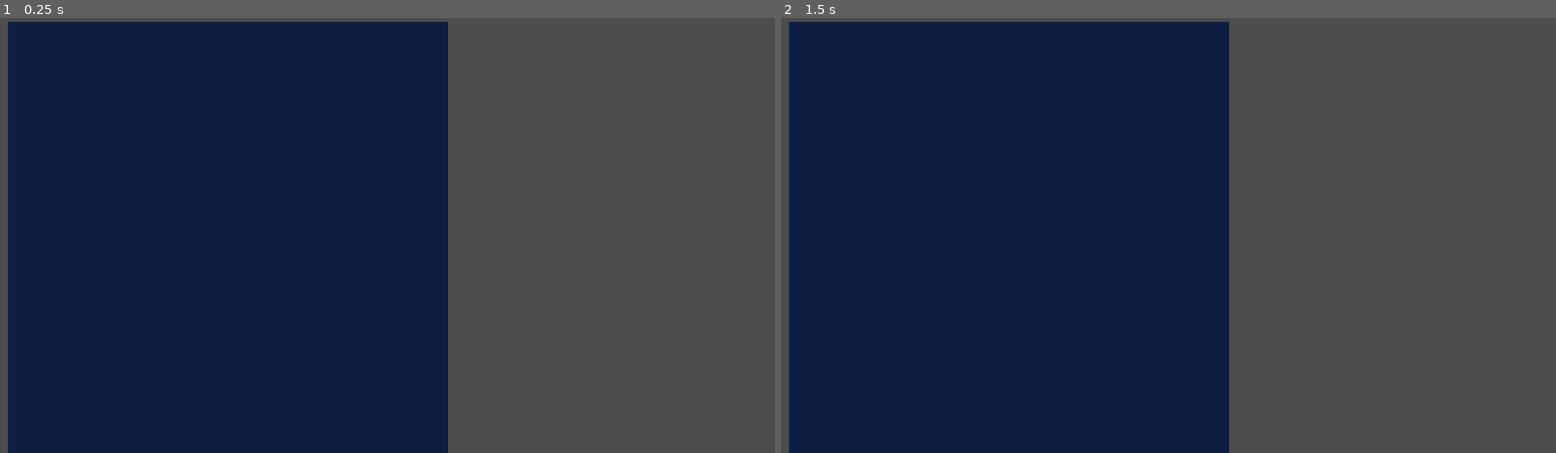
Above: before the commit, frames 1-2 (left to right).
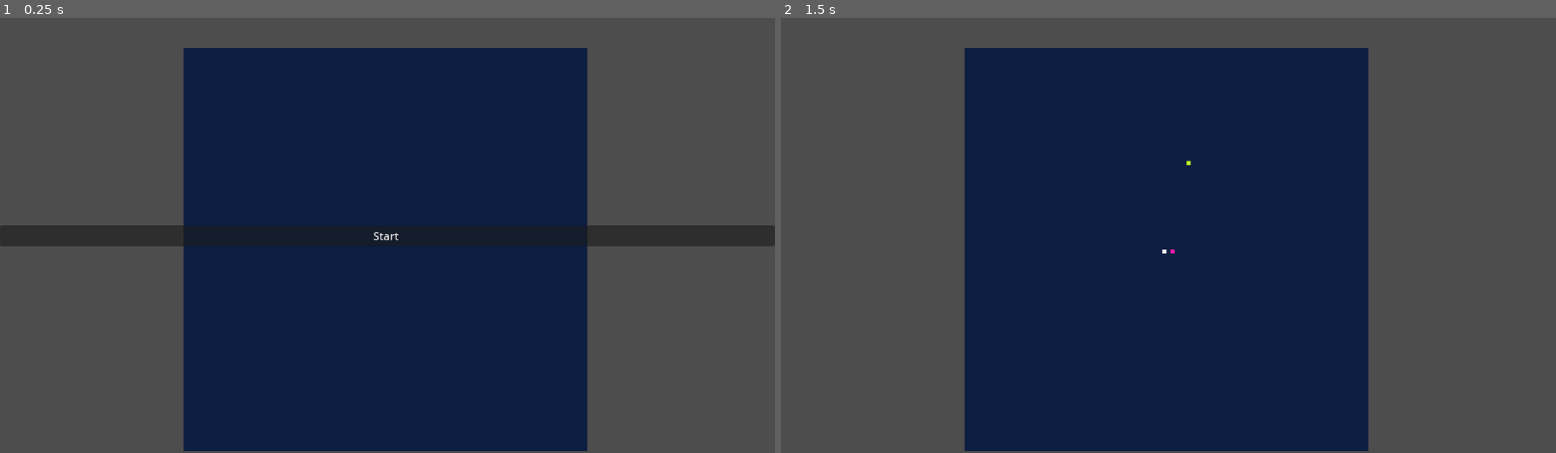
Above: after the commit, the same moments.

Repository: Principursa/2DAiGame
Game: Godot game, scene res://World.tscn
The game is run twice, just before and just after one commit, with the same random seed, the same clock (stepped at 60 frames per second) and the same inputs.
Inputs (mouse positions are in pixels of both pictures, inside the frame that each line leads up to):
- Up to frame 1 (0.25 s): no input
- Up to frame 2 (1.5 s): click (1168, 235) at 0.5 s, where only the run after the commit has a clickable "Start"; tap Enter at 1.25 s; hold Right (ui_right) from 1.28 s (still down)

The runs differ from the first frame. In frame 1, 43% of the frame differs, in the area x 0-100%, y 0-100%; in frame 2, 41%.

Commit message:
Continued work on game

Diff:
--- /dev/null
+++ b/Start_Button.gd
@@ -0,0 +1,18 @@
+extends Button
+@onready var tile_map = get_node("../../../../TileMap")
+
+# Called when the node enters the scene tree for the first time.
+func _ready():
+	pass # Replace with function body.
+
+
+# Called every frame. 'delta' is the elapsed time since the previous frame.
+func _process(delta):
+	pass
+
+
+
+func _on_pressed():
+	tile_map.gamestate = tile_map.GameStates.Ongoing
+	tile_map.spawn_entities()
+	hide()
--- /dev/null
+++ b/UI.tscn
@@ -0,0 +1,28 @@
+[gd_scene load_steps=2 format=3 uid="uid://c1vqg2vqcwo4j"]
+
+[ext_resource type="Script" path="res://Start_Button.gd" id="1_w774s"]
+
+[node name="Node2D" type="Node2D"]
+
+[node name="Start_UI" type="CanvasLayer" parent="."]
+
+[node name="MarginContainer" type="MarginContainer" parent="Start_UI"]
+anchors_preset = 14
+anchor_top = 0.5
+anchor_right = 1.0
+anchor_bottom = 0.5
+offset_top = -15.5
+offset_bottom = 15.5
+grow_horizontal = 2
+grow_vertical = 2
+size_flags_horizontal = 4
+size_flags_vertical = 8
+metadata/_edit_use_anchors_ = true
+
+[node name="Start Button" type="Button" parent="Start_UI/MarginContainer"]
+layout_mode = 2
+size_flags_vertical = 4
+text = "Start "
+script = ExtResource("1_w774s")
+
+[connection signal="pressed" from="Start_UI/MarginContainer/Start Button" to="Start_UI/MarginContainer/Start Button" method="_on_pressed"]
--- a/World.gd
+++ b/World.gd
@@ -1,10 +1,29 @@
 extends TileMap
 
 @onready var environ_pixel = load("res://environ_pixel.tscn")
+@onready var player_pixel_pre = load("res://player_pixel.tscn")
+@onready var enemy_pixel_pre = load("res://enemy_pixel.tscn")
 var height = 100
 var width = 100
 var base_position = Vector2(0,0)
-var arr = []
+var grid = {}
+var environ_grid = {}
+enum GridState {
+	ABSENT,
+	PLAYER,
+	ENEMY
+}
+enum GameStates {
+	Menu,
+	Ongoing
+}
+enum Entity {
+	PLAYER,
+	ENEMY
+}
+var gamestate = GameStates.Menu
+var player_pix
+var enemy_pix
 # Called when the node enters the scene tree for the first time.
 func _ready():
 	var y_pos = base_position.y
@@ -12,9 +31,11 @@
 		var x_pos = base_position.x
 		for y in range(height):
 			var pos: Vector2 = Vector2(x_pos,y_pos)
+			grid[pos] = GridState.ABSENT
 			var env_pixel = environ_pixel.instantiate()
 			add_child(env_pixel)
 			env_pixel.set_position(pos)
+			environ_grid[pos] = env_pixel
 			x_pos += 1
 		x_pos = base_position.x
 		y_pos += 1
@@ -24,4 +45,48 @@
 
 # Called every frame. 'delta' is the elapsed time since the previous frame.
 func _process(delta):
-	pass
+	if gamestate == GameStates.Menu:
+		pass
+	if gamestate == GameStates.Ongoing:
+		var direction = get_player_direction()
+		if direction == player_pix.Direction.UP:
+			player_pix.position.y += -.5
+		if direction == player_pix.Direction.DOWN:
+			player_pix.position.y += .5
+		if direction == player_pix.Direction.LEFT:
+			player_pix.position.x += -.5
+		if direction == player_pix.Direction.RIGHT:
+			player_pix.position.x += .5
+
+
+func change_state():
+	if gamestate == GameStates.Menu:
+		gamestate = GameStates.Ongoing
+	if gamestate == GameStates.Ongoing:
+		gamestate = GameStates.Menu
+
+func get_player_direction():
+	return player_pix.direction
+
+func change_gridstate(position,entity):
+	if grid[position] == GridState.ABSENT:
+		if entity == Entity.PLAYER:
+			grid[position] = GridState.PLAYER
+			environ_grid[position].get_node("Pixelenviron").modulate = Color(196,241,41)
+		else: grid[position] = GridState.ENEMY
+
+
+
+func spawn_entities():
+	var halfway_h = height / 2
+	var halfway_w = height / 2
+	var player_pos = Vector2(halfway_h -1, halfway_w)
+	var enemy_pos = Vector2(halfway_h + 1, halfway_w)
+	player_pix = player_pixel_pre.instantiate()
+	enemy_pix = enemy_pixel_pre.instantiate()
+	add_child(player_pix)
+	player_pix.set_position(player_pos)
+	add_child(enemy_pix)
+	enemy_pix.set_position(enemy_pos)
+	change_gridstate(player_pos,Entity.PLAYER)
+	change_gridstate(enemy_pos, Entity.ENEMY)
--- a/World.tscn
+++ b/World.tscn
@@ -1,13 +1,16 @@
-[gd_scene load_steps=2 format=3 uid="uid://cysua2buxkmar"]
+[gd_scene load_steps=3 format=3 uid="uid://cysua2buxkmar"]
 
 [ext_resource type="Script" path="res://World.gd" id="1_3lm0g"]
+[ext_resource type="PackedScene" uid="uid://c1vqg2vqcwo4j" path="res://UI.tscn" id="1_mg6jh"]
 
 [node name="Node2D" type="Node2D"]
+
+[node name="Node2D" parent="." instance=ExtResource("1_mg6jh")]
 
 [node name="TileMap" type="TileMap" parent="."]
 format = 2
 script = ExtResource("1_3lm0g")
 
 [node name="Camera2D" type="Camera2D" parent="."]
-position = Vector2(94, 43)
+position = Vector2(50, 46)
 zoom = Vector2(6, 6)
--- a/environ_pixel.tscn
+++ b/environ_pixel.tscn
@@ -5,6 +5,4 @@
 [node name="EnvironPixel" type="Node2D"]
 
 [node name="Pixelenviron" type="Sprite2D" parent="."]
-position = Vector2(5, -5)
-scale = Vector2(10, 10)
 texture = ExtResource("1_kt3h6")
--- /dev/null
+++ b/player.gd
@@ -0,0 +1,31 @@
+extends Node2D
+
+enum Direction {
+	UP,
+	LEFT,
+	RIGHT,
+	DOWN
+}
+var direction = Direction.UP
+# Called when the node enters the scene tree for the first time.
+func _ready():
+	pass # Replace with function body.
+
+
+# Called every frame. 'delta' is the elapsed time since the previous frame.
+func _process(delta):
+	pass
+
+
+func change_direction():
+	pass
+
+func _input(event):
+	if event.is_action_pressed("ui_up"):
+		direction = Direction.UP
+	if event.is_action_pressed("ui_left"):
+		direction = Direction.LEFT
+	if event.is_action_pressed("ui_right"):
+		direction = Direction.RIGHT
+	if event.is_action_pressed("ui_down"):
+		direction = Direction.DOWN
--- a/player_pixel.tscn
+++ b/player_pixel.tscn
@@ -1,8 +1,10 @@
-[gd_scene load_steps=2 format=3 uid="uid://brsepu6nbiqp6"]
+[gd_scene load_steps=3 format=3 uid="uid://brsepu6nbiqp6"]
 
+[ext_resource type="Script" path="res://player.gd" id="1_r6guf"]
 [ext_resource type="Texture2D" uid="uid://b2o4gfbwoubhd" path="res://playerpixel.png" id="1_yhwtv"]
 
 [node name="Playerpixel" type="Node2D"]
+script = ExtResource("1_r6guf")
 
 [node name="Playerpixel" type="Sprite2D" parent="."]
 texture = ExtResource("1_yhwtv")
